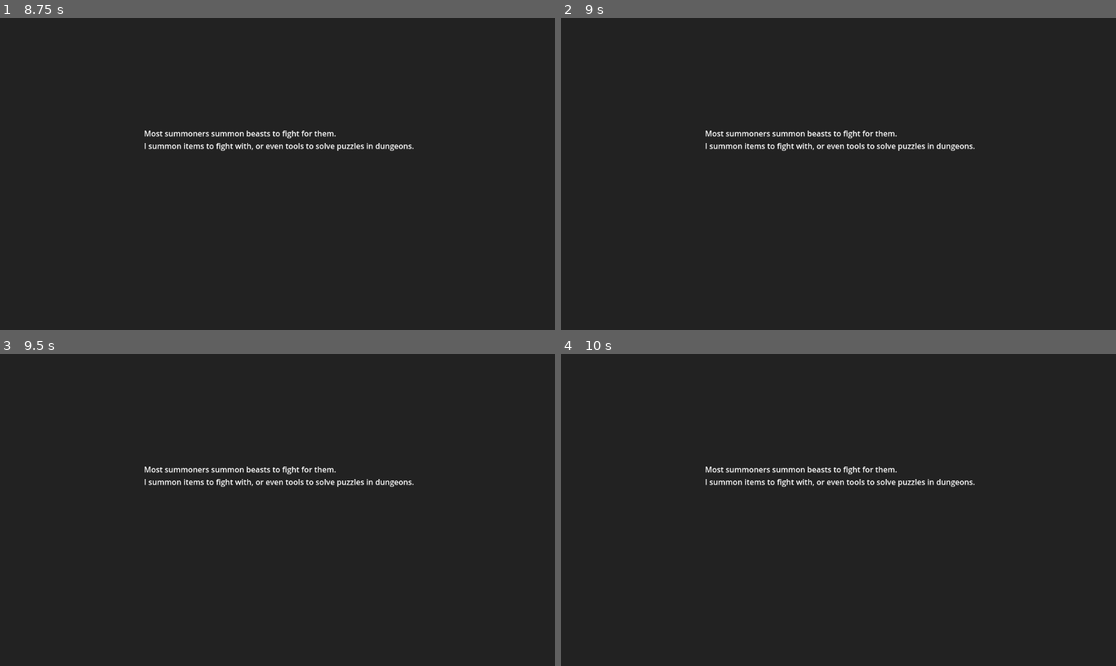
Above: before the commit, frames 1-4 (two rows, left to right).
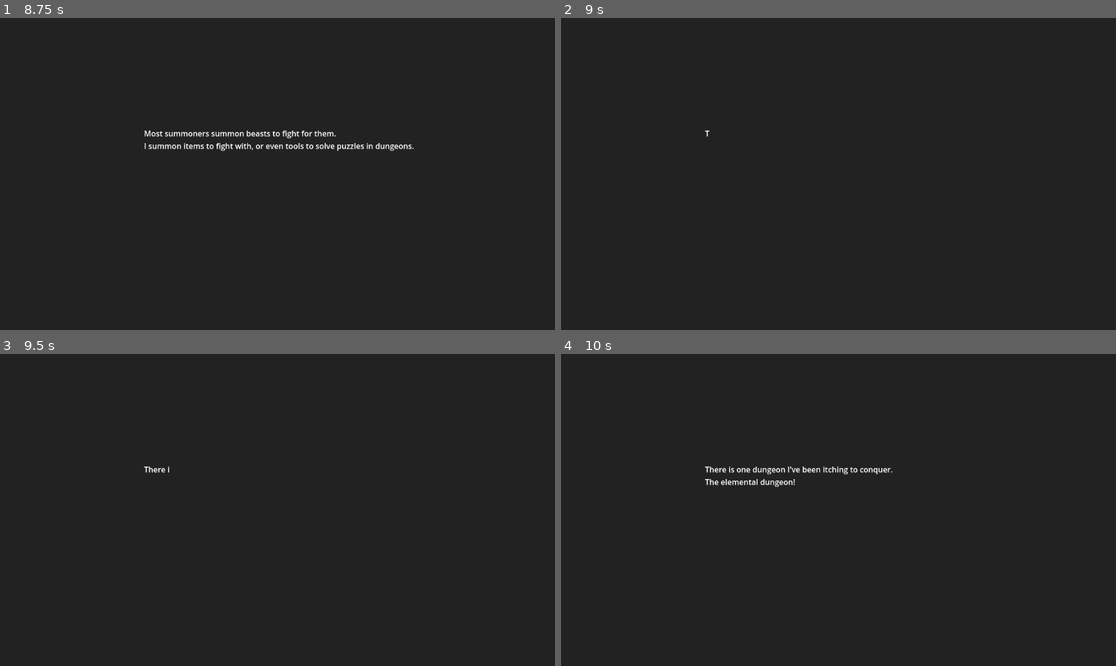
Above: after the commit, the same moments.

Repository: Stephen-Seo/LD55
Game: Godot game, scene res://main_scene.tscn
The game is run twice, just before and just after one commit, with the same random seed, the same clock (stepped at 60 frames per second) and the same inputs.
Inputs:
- Up to frame 1 (8.75 s): tap Enter at 0.5 s; hold D (Right) 0.53-1.28 s; tap Space (Confirm) at 0.6, 1.25, 1.35, 2, 2.1, 2.75, 2.85, 3.5, 3.6, 4.25, 4.35, 5.1, 5.85, 6.6, 7.35, 8.1 s; hold S (Down) 1.28-2.03 s; hold D (Right) 2.03-2.78 s; hold W (Up) 2.78-3.53 s; hold A (Left) 3.53-5.03 s; hold S (Down) 5.03-5.78 s; hold D (Right) 5.78-6.53 s; hold W (Up) 6.53-7.28 s; hold D (Right) 7.28-8.03 s; hold S (Down) from 8.03 s (still down)
- Up to frame 2 (9 s): release S (Down) at 8.78 s; hold A (Left) from 8.78 s (still down); tap Space (Confirm) at 8.85 s
- Up to frame 3 (9.5 s): keep holding A (Left)
- Up to frame 4 (10 s): release A (Left) at 9.53 s; hold W (Up) from 9.53 s (still down); tap Space (Confirm) at 9.6 s

Frame 1 is identical in both runs. In frame 2, 0.9% of the frame differs, in the area x 25-75%, y 36-43%; in frame 3, 0.9%; in frame 4, 1.0%.

Commit message:
Work
Add DungeonEntrance and DungeonGuard.

Some scripting for main character's movement.

Diff:
--- /dev/null
+++ b/DungeonEntrance.tscn
@@ -0,0 +1,30 @@
+[gd_scene load_steps=4 format=3 uid="uid://b55f770t7xs6a"]
+
+[ext_resource type="Texture2D" uid="uid://npjqgc3tdgs1" path="res://gimp/DungeonEntrance.png" id="1_vo6aq"]
+[ext_resource type="Texture2D" uid="uid://nocjsuuft8qx" path="res://gimp/DungeonGuard.png" id="2_nujkm"]
+
+[sub_resource type="CapsuleShape2D" id="CapsuleShape2D_18p8i"]
+radius = 15.0
+height = 32.0
+
+[node name="Node2D" type="Node2D"]
+
+[node name="DungeonEntrance" type="Sprite2D" parent="."]
+texture_filter = 1
+position = Vector2(-1, -320)
+texture = ExtResource("1_vo6aq")
+
+[node name="StaticBody2D" type="StaticBody2D" parent="DungeonEntrance"]
+
+[node name="CollisionPolygon2D" type="CollisionPolygon2D" parent="DungeonEntrance/StaticBody2D"]
+polygon = PackedVector2Array(-160, 127, -159, -129, 160, -126, 161, 127, 21, 127, 21, 79, -19, 79, -19, 127)
+
+[node name="DungeonGuard" type="Sprite2D" parent="."]
+texture_filter = 1
+position = Vector2(0, -208)
+texture = ExtResource("2_nujkm")
+
+[node name="StaticBody2D" type="StaticBody2D" parent="DungeonGuard"]
+
+[node name="CollisionShape2D" type="CollisionShape2D" parent="DungeonGuard/StaticBody2D"]
+shape = SubResource("CapsuleShape2D_18p8i")
--- a/MainLogic.gd
+++ b/MainLogic.gd
@@ -17,6 +17,10 @@
 const intro_text_00 = "The name's Gander Schwartz.\nBut my friends call me the \"Wandering Gander\"."
 const intro_text_01 = "I'm what most would call a \"third-rate summoner\",\nbut there's a reason for that.\nI summon \"items\", not \"beasts\"."
 const intro_text_02 = "Most summoners summon beasts to fight for them.\nI summon items to fight with, or even tools to solve puzzles in dungeons."
+const intro_text_03 = "There is one dungeon I've been itching to conquer.\nThe elemental dungeon!"
+const intro_text_04 = "If I beat the elemental dungeon,\nI'll be able to enhance my summons with elemental properties!"
+const intro_text_05 = "No longer would I need to light an oil lantern with flint and steel,\nor keep lugging around leather skins for water!"
+const intro_text_06 = "But the dungeon is a challenge.\nA challenge I hope to best with my wits and my item summoning!"
 
 const diamond_angle_rate = 1.2
 const diamond_dist_rate = 50.0
@@ -33,7 +37,16 @@
 	Introduction_01,
 	Introduction_01_post,
 	Introduction_02,
-	Introduction_02_post
+	Introduction_02_post,
+	Introduction_03,
+	Introduction_03_post,
+	Introduction_04,
+	Introduction_04_post,
+	Introduction_05,
+	Introduction_05_post,
+	Introduction_06,
+	Introduction_06_post,
+	Dungeon_Entrance
 }
 
 static var state_dict = {}
@@ -110,6 +123,22 @@
 			update_text(intro_text_02, StateT.Introduction_02_post)
 		StateT.Introduction_02_post:
 			pass
+		StateT.Introduction_03:
+			update_text(intro_text_03, StateT.Introduction_03_post)
+		StateT.Introduction_03_post:
+			pass
+		StateT.Introduction_04:
+			update_text(intro_text_04, StateT.Introduction_04_post)
+		StateT.Introduction_04_post:
+			pass
+		StateT.Introduction_05:
+			update_text(intro_text_05, StateT.Introduction_05_post)
+		StateT.Introduction_05_post:
+			pass
+		StateT.Introduction_06:
+			update_text(intro_text_06, StateT.Introduction_06_post)
+		StateT.Introduction_06_post:
+			pass
 		_:
 			pass
 
@@ -153,6 +182,51 @@
 				state_dict["timer"] = 0.0
 				state_dict["text_idx"] = 0
 				main_label.text = intro_text_02
+			StateT.Introduction_02_post:
+				state_dict["state"] = StateT.Introduction_03
+				state_dict["timer"] = 0.0
+				state_dict["text_idx"] = 0
+				main_label.text = ""
+			StateT.Introduction_03:
+				state_dict["state"] = StateT.Introduction_03_post
+				state_dict["timer"] = 0.0
+				state_dict["text_idx"] = 0
+				main_label.text = intro_text_03
+			StateT.Introduction_03_post:
+				state_dict["state"] = StateT.Introduction_04
+				state_dict["timer"] = 0.0
+				state_dict["text_idx"] = 0
+				main_label.text = ""
+			StateT.Introduction_04:
+				state_dict["state"] = StateT.Introduction_04_post
+				state_dict["timer"] = 0.0
+				state_dict["text_idx"] = 0
+				main_label.text = intro_text_04
+			StateT.Introduction_04_post:
+				state_dict["state"] = StateT.Introduction_05
+				state_dict["timer"] = 0.0
+				state_dict["text_idx"] = 0
+				main_label.text = ""
+			StateT.Introduction_05:
+				state_dict["state"] = StateT.Introduction_05_post
+				state_dict["timer"] = 0.0
+				state_dict["text_idx"] = 0
+				main_label.text = intro_text_05
+			StateT.Introduction_05_post:
+				state_dict["state"] = StateT.Introduction_06
+				state_dict["timer"] = 0.0
+				state_dict["text_idx"] = 0
+				main_label.text = ""
+			StateT.Introduction_06:
+				state_dict["state"] = StateT.Introduction_06_post
+				state_dict["timer"] = 0.0
+				state_dict["text_idx"] = 0
+				main_label.text = intro_text_06
+			StateT.Introduction_06_post:
+				state_dict["state"] = StateT.Dungeon_Entrance
+				state_dict["timer"] = 0.0
+				state_dict["text_idx"] = 0
+				main_label.text = ""
 			_:
 				pass
 
--- /dev/null
+++ b/gander_schwartz.gd
@@ -0,0 +1,48 @@
+extends CharacterBody2D
+
+@onready var animated = $AnimatedSprite2D
+
+const SPEED = 150.0
+const ANIM_DEADZONE = 0.3
+
+func _physics_process(delta):
+	var vec2 = Vector2()
+	if Input.is_action_pressed("Left"):
+		vec2.x = -1.0
+	elif Input.is_action_pressed("Right"):
+		vec2.x = 1.0
+	if Input.is_action_pressed("Up"):
+		vec2.y = -1.0
+	elif Input.is_action_pressed("Down"):
+		vec2.y = 1.0
+
+	if vec2.length() > 0.1:
+		vec2 = vec2.normalized()
+	else:
+		vec2.x = 0.0
+		vec2.y = 0.0
+
+	if vec2.x > ANIM_DEADZONE:
+		animated.play("walking_right")
+	elif vec2.x < -ANIM_DEADZONE:
+		animated.play("walking_left")
+	elif vec2.y > ANIM_DEADZONE:
+		animated.play("walking_front")
+	elif vec2.y < -ANIM_DEADZONE:
+		animated.play("walking_back")
+	else:
+		match animated.animation:
+			"walking_right":
+				animated.play("facing_right")
+			"walking_left":
+				animated.play("facing_left")
+			"walking_front":
+				animated.play("facing_front")
+			"walking_back":
+				animated.play("facing_back")
+			_:
+				pass
+
+	velocity = vec2 * SPEED
+
+	move_and_slide()
--- a/gander_schwartz.tscn
+++ b/gander_schwartz.tscn
@@ -1,5 +1,6 @@
-[gd_scene load_steps=19 format=3 uid="uid://ktxqc7xtqkex"]
+[gd_scene load_steps=21 format=3 uid="uid://ktxqc7xtqkex"]
 
+[ext_resource type="Script" path="res://gander_schwartz.gd" id="1_6ob4s"]
 [ext_resource type="Texture2D" uid="uid://cv0qw4j1q78r8" path="res://gimp/GanderSchwartz_spritesheet.png" id="1_n7bds"]
 
 [sub_resource type="AtlasTexture" id="AtlasTexture_mj0lb"]
@@ -157,14 +158,23 @@
 "speed": 5.0
 }]
 
+[sub_resource type="CapsuleShape2D" id="CapsuleShape2D_u3k2h"]
+radius = 15.0
+height = 80.0
+
 [node name="GanderSchwartz" type="CharacterBody2D"]
+motion_mode = 1
+script = ExtResource("1_6ob4s")
 
 [node name="AnimatedSprite2D" type="AnimatedSprite2D" parent="."]
 texture_filter = 1
-position = Vector2(0, -24)
+position = Vector2(0, -51)
+scale = Vector2(2.11, 2.11)
 sprite_frames = SubResource("SpriteFrames_i348s")
 animation = &"walking_front"
 frame = 3
 frame_progress = 0.126405
 
 [node name="CollisionShape2D" type="CollisionShape2D" parent="."]
+position = Vector2(0, -40)
+shape = SubResource("CapsuleShape2D_u3k2h")
--- a/main_scene.tscn
+++ b/main_scene.tscn
@@ -13,14 +13,14 @@
 [node name="Camera2D" type="Camera2D" parent="."]
 
 [node name="MainLabel" type="Label" parent="Camera2D"]
-z_index = 1
+z_index = 5
 offset_left = -277.0
 offset_top = -96.0
 offset_right = 278.0
 offset_bottom = 97.0
 
 [node name="LowerLabel" type="Label" parent="Camera2D"]
-z_index = 1
+z_index = 5
 offset_left = -237.0
 offset_top = 101.0
 offset_right = 239.0
Binary file added: gimp/DungeonEntrance.png
Not shown, added: gimp/DungeonEntrance.png.import
Binary file added: gimp/DungeonGuard.png
Not shown, added: gimp/DungeonGuard.png.import
